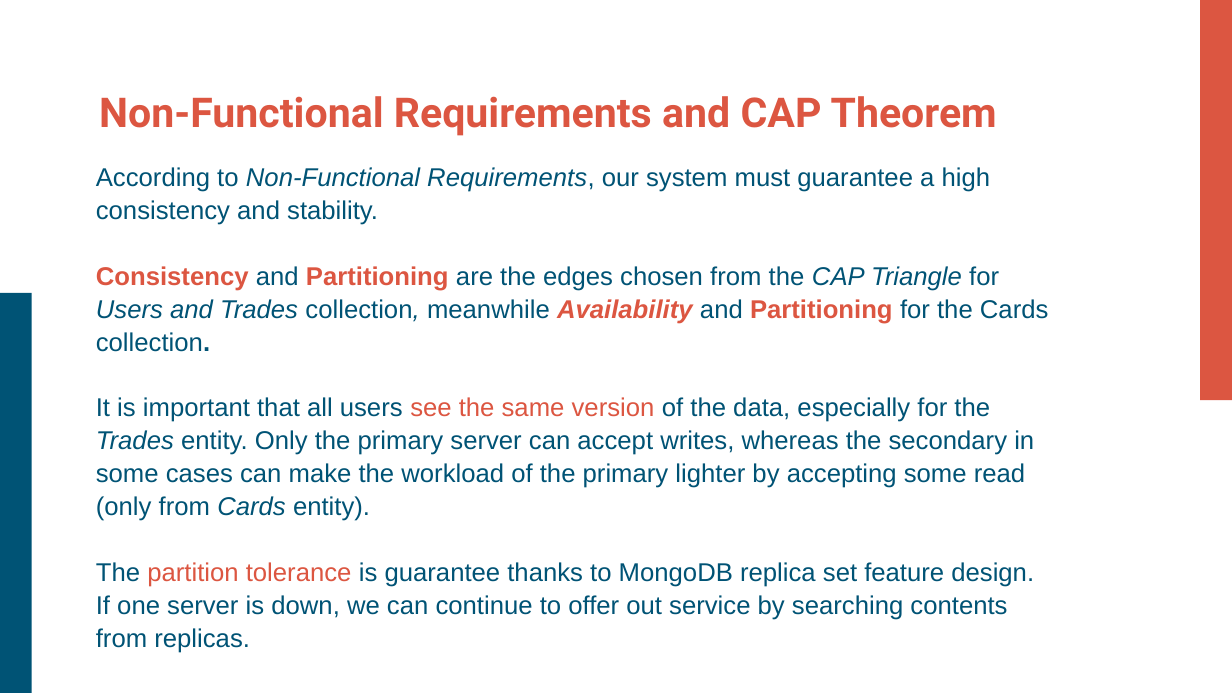
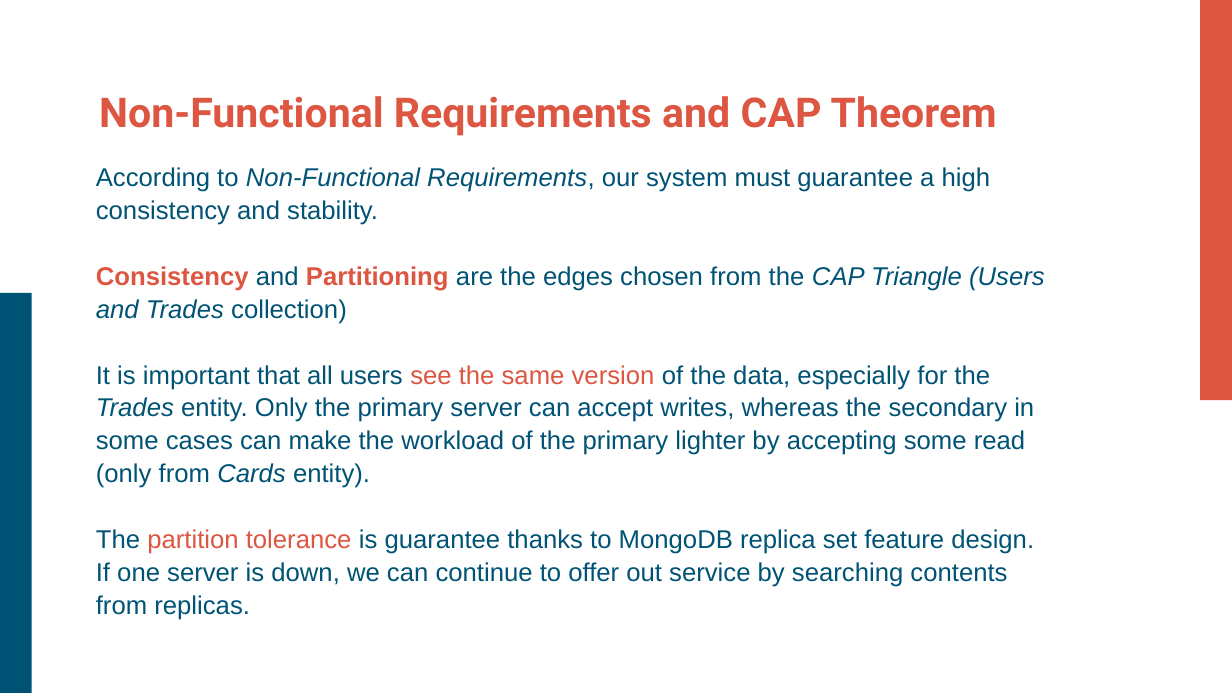
Before and after one commit to Plaza99/FantaManager, a slide deck: slide 5 of FantaManager-Presentation.pptx. Drawn at 1232x693 pixels with LibreOffice and Linux fonts; fonts in the diff are those of the drawing. Boxes give left, top, right and bottom in pixels: in the first picture for what was removed or moved away, otherwise in the second. Text is boxed around its words. In the diff, an @@ line names an element or a change of style, - is before the commit and + after.

```diff
--- a/FantaManager-Presentation.pptx
+++ b/FantaManager-Presentation.pptx
@@ text at bbox=[96, 266, 1045, 324]: text changed @@
-Consistency and Partitioning are the edges chosen from the CAP Triangle for Users and Trades collection, meanwhile Availability and Partitioning for the Cards collection.
+Consistency and Partitioning are the edges chosen from the CAP Triangle (Users and Trades collection)
```
Also in this commit, not shown: 4 other slides changed, 7 slides added, 2 slides removed.
